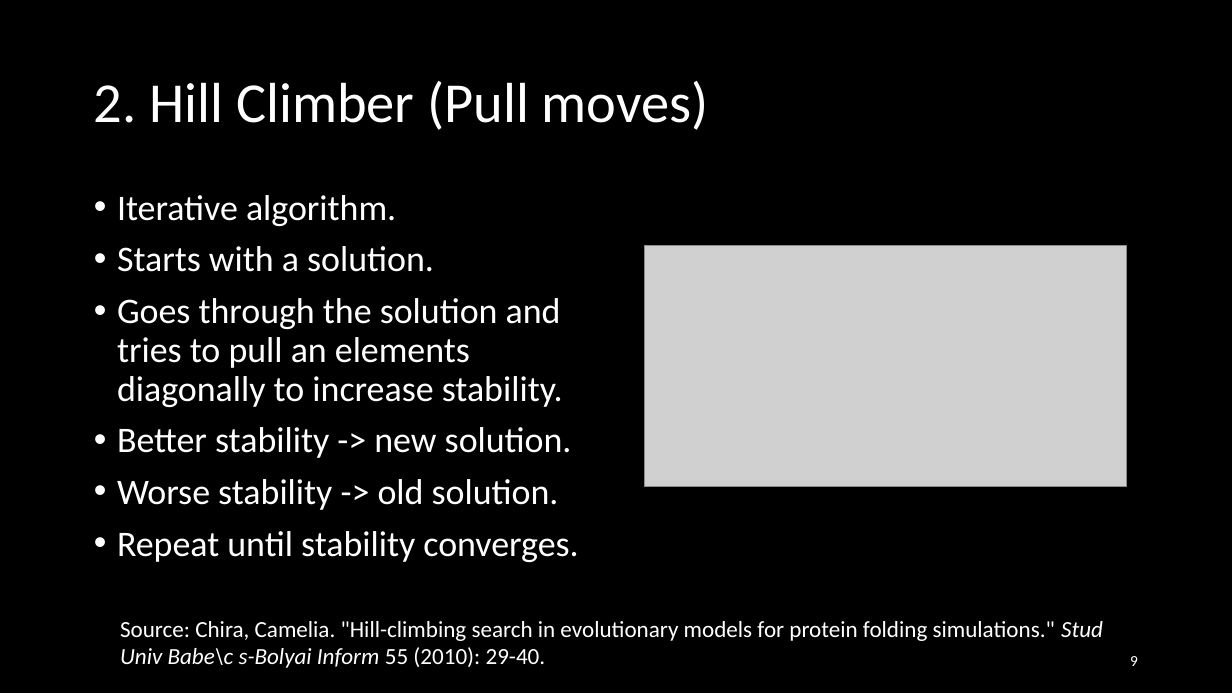
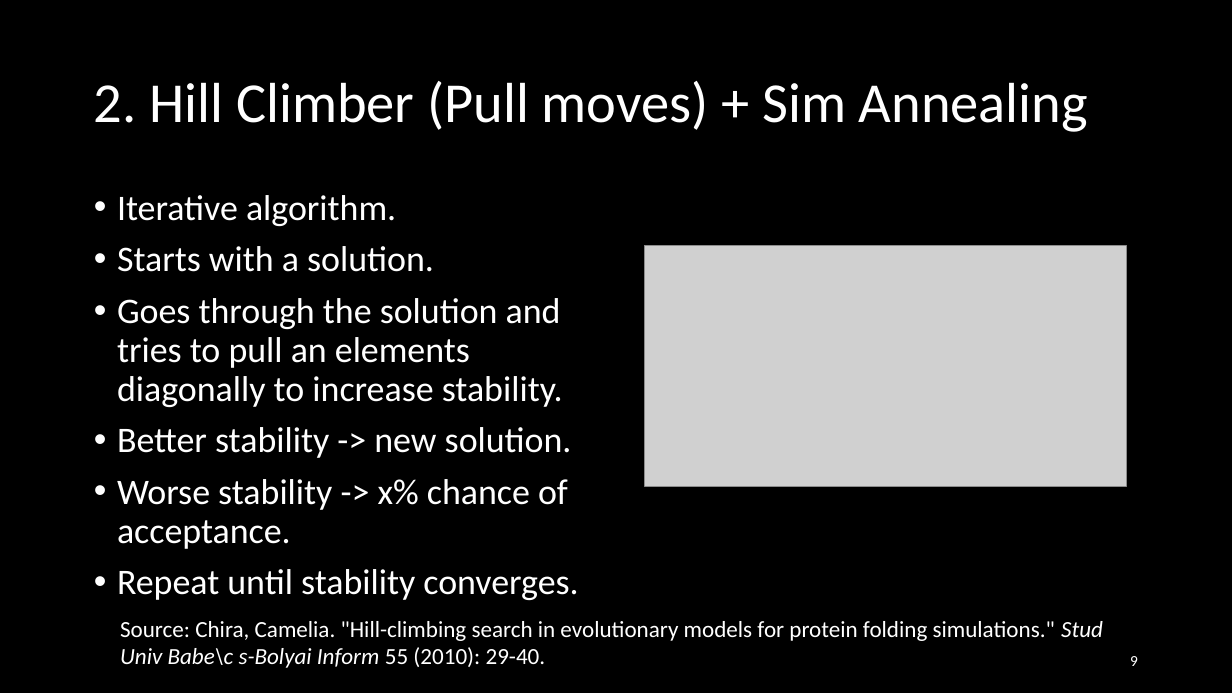
Before and after one commit to Loek21/Protein-Pow-d-er, a slide deck: slide 9 of Docs/PPP, final.pptx. Drawn at 1232x693 pixels with LibreOffice and Linux fonts; fonts in the diff are those of the drawing; grey boxes stand for pictures. Boxes give left, top, right and bottom in pixels: in the first picture for what was removed or moved away, otherwise in the second. Text is boxed around its words. In the diff, an @@ line names an element or a change of style, - is before the commit and + after.

Commit message:
PPP

```diff
--- a/Docs/PPP, final.pptx
+++ b/Docs/PPP, final.pptx
@@ title at [94, 81, 1088, 132]: text changed @@
-2. Hill Climber (Pull moves)
+2. Hill Climber (Pull moves) + Sim Annealing
@@ text at [117, 479, 568, 549]: text changed @@
-• Worse stability -> old solution.
+• Worse stability -> x% chance of acceptance.
```
Also in this commit, not shown: 1 other slide changed.
